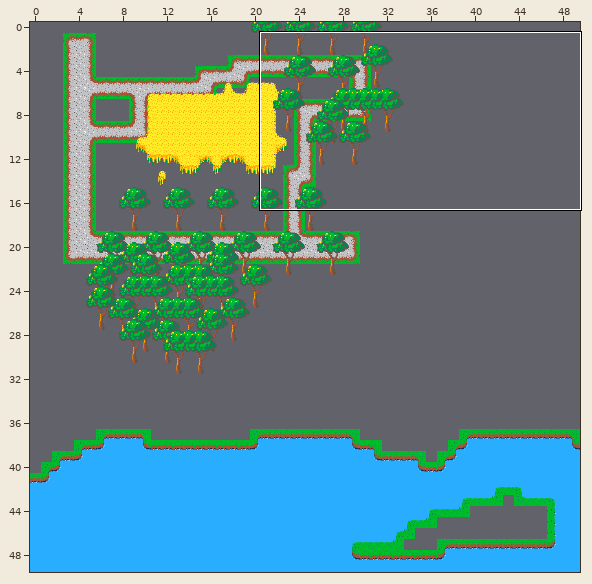
One commit to this Tiled map: ressources/map2.tmx. The first picture is a wide view before the edit; the outline marks the close-up.
Close-up. First the earlier version:
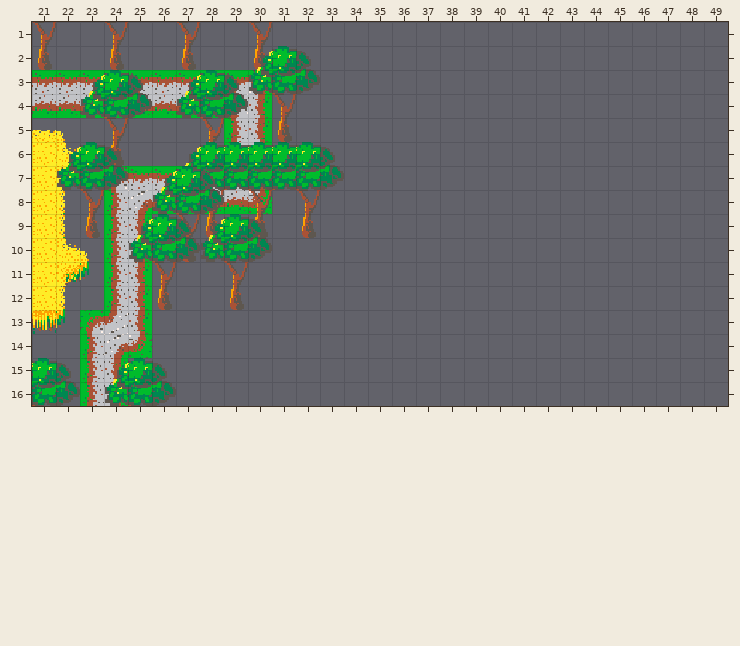
Cells are 16x16 px. Shown: x 21..49, y 1..16.
After:
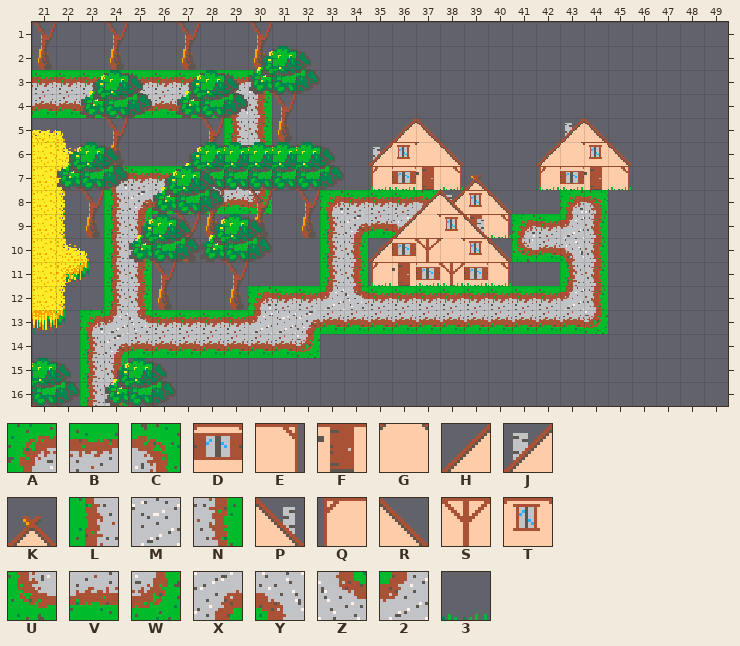
Key: from "map2tileset": A 0, B 1, C 2, D 9, E 10, F 11, G 12, H 13, J 14, K 15, L 16, M 17, N 18, P 27, Q 28, R 29, S 30, T 31, U 32, V 33, W 34, X 48, Y 49, Z 64, 2 65, 3 83.
_ is an empty cell.
Difference:
{"where": "layer \"background\""}
{"y":7,"x":35,"old":"____","new":"QDFE"}
{"y":7,"x":42,"old":"____","new":"QDFE"}
{"y":8,"x":33,"old":"_____","new":"ABBBC"}
{"y":8,"x":43,"old":"__","new":"AC"}
{"y":9,"x":33,"old":"____","new":"LXVY"}
{"y":9,"x":39,"old":"______","new":"FEAB2N"}
{"y":10,"x":33,"old":"__","new":"LN"}
{"y":10,"x":41,"old":"____","new":"UVYN"}
{"y":11,"x":33,"old":"________","new":"LNQFDSDE"}
{"y":11,"x":43,"old":"__","new":"LN"}
{"y":12,"x":30,"old":"_______________","new":"ABB2ZBBBBBBBB2N"}
{"y":13,"x":25,"old":"N___________________","new":"ZBBBB2MXVVVVVVVVVVVW"}
{"y":14,"x":25,"old":"W_______","new":"VVVVVVVW"}
{"where": "layer \"objects1\""}
{"y":7,"x":35,"old":"__","new":"33"}
{"y":7,"x":38,"old":"_","new":"3"}
{"y":7,"x":42,"old":"__","new":"33"}
{"y":7,"x":45,"old":"_","new":"3"}
{"y":9,"x":40,"old":"_","new":"3"}
{"y":11,"x":35,"old":"_","new":"3"}
{"y":11,"x":37,"old":"____","new":"3333"}
{"where": "layer \"overlay1\""}
{"y":6,"x":35,"old":"____","new":"JTGR"}
{"y":6,"x":42,"old":"____","new":"HGTR"}
{"y":8,"x":38,"old":"___","new":"JTR"}
{"y":10,"x":35,"old":"__","new":"HD"}
{"y":10,"x":39,"old":"__","new":"TR"}
{"where": "layer \"overlay2\""}
{"y":5,"x":36,"old":"__","new":"HR"}
{"y":5,"x":43,"old":"__","new":"JR"}
{"y":7,"x":39,"old":"_","new":"K"}
{"y":9,"x":36,"old":"____","new":"HGTP"}
{"y":10,"x":37,"old":"__","new":"SG"}
{"where": "layer \"overlay3\""}
{"y":8,"x":37,"old":"__","new":"HR"}
{"label":"changed","picture_box":[128,118,632,358]}
